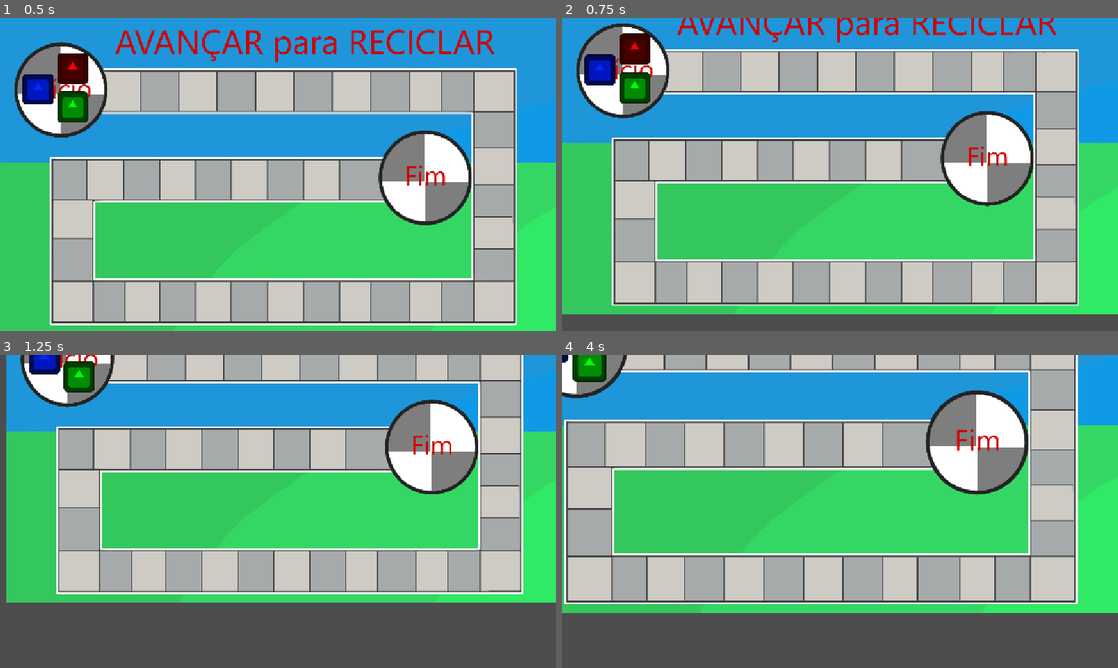
Above: before the commit, frames 1-4 (two rows, left to right).
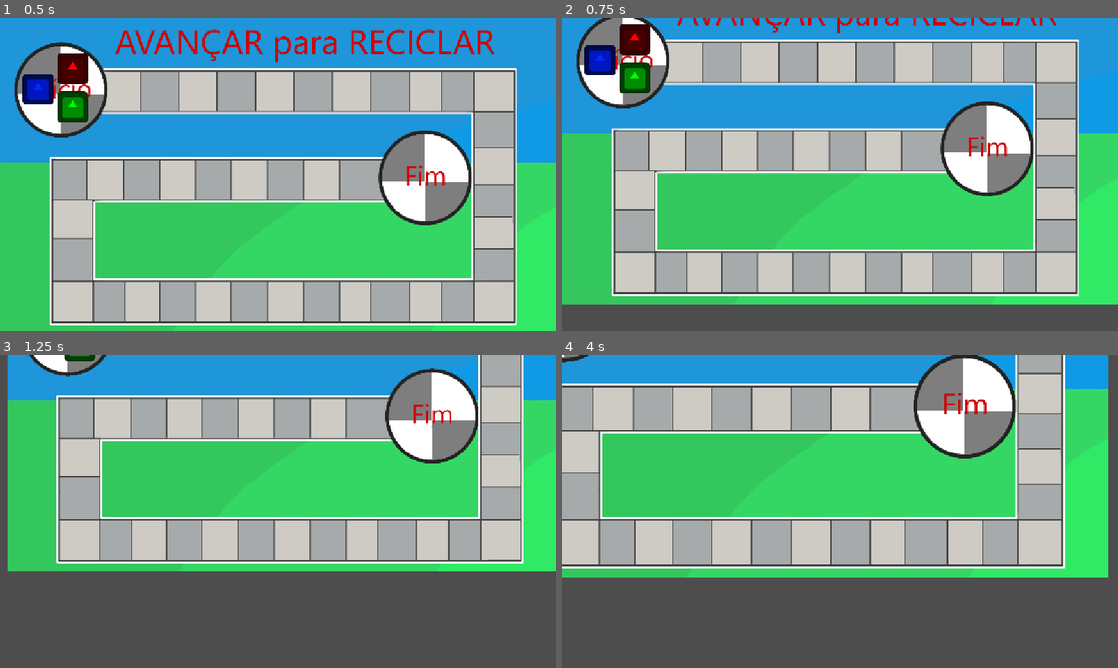
Above: after the commit, the same moments.

Repository: LitheFulminare/avancar-para-reciclar-XP5
Game: Godot game, scene res://Scenes/Game/game_scene.tscn
The game is run twice, just before and just after one commit, with the same random seed, the same clock (stepped at 60 frames per second) and the same inputs. The engine's default icon, where the game draws it, is replaced by a stand-in: a white triangle on a blue panel in a dark square.
Inputs (mouse positions are in pixels of both pictures, inside the frame that each line leads up to):
- Up to frame 1 (0.5 s): no input
- Up to frame 2 (0.75 s): tap Enter at 0.5 s; move the mouse to (962, 158) at 0.52 s; hold S (Move camera down) from 0.53 s (still down)
- Up to frame 3 (1.25 s): keep holding S (Move camera down); tap A (Move camera left) at 0.8 s
- Up to frame 4 (4 s): move the mouse to (728, 527) at 1.27 s; release S (Move camera down) at 1.28 s; tap A (Move camera left) at 1.35 s; tap D (Move camera right) at 1.55 s; tap Space (Confirm) at 2, 3.5 s; move the mouse to (895, 442) at 2.02 s; hold D (Move camera right) 2.03-2.78 s; tap W (Move camera up) at 2.3, 2.85 s; move the mouse to (812, 574) at 2.77 s; tap S (Move camera down) at 3.05 s; move the mouse to (1006, 558) at 3.52 s; hold A (Move camera left) from 3.53 s (still down); tap Mouse wheel up (Camera zoom in) at 3.6 s

Frame 1 is identical in both runs. In frame 2, 29% of the frame differs, in the area x 0-100%, y 0-95%; in frame 3, 54%; in frame 4, 63%, in the area x 0-100%, y 0-83%.

Commit message:
camera pan script refactoring

Diff:
--- a/avancar para reciclar/Scripts/Map elements/camera drag and zoom.gd
+++ b/avancar para reciclar/Scripts/Map elements/camera drag and zoom.gd
@@ -1,6 +1,7 @@
 extends Camera2D
 
 var zoom_target: Vector2
+@export var pan_speed: float = 300
 
 func _ready() -> void:
 	zoom_target = zoom
@@ -20,11 +21,15 @@
 	zoom = zoom.slerp(zoom_target, 12 * delta)
 
 func move_with_keyboard(delta: float) -> void:
+	var movement_direction: Vector2 = Vector2.ZERO
+
 	if Input.is_action_pressed("Move camera up"):
-		global_position.y -= 200 * delta
+		movement_direction.y -= 1
 	if Input.is_action_pressed("Move camera down"):
-		global_position.y += 200 * delta
+		movement_direction.y += 1
 	if Input.is_action_pressed("Move camera left"):
-		global_position.x -= 200 * delta
+		movement_direction.x -= 1
 	if Input.is_action_pressed("Move camera right"):
-		global_position.x += 200 * delta
+		movement_direction.x += 1
+
+	global_position += movement_direction.normalized() * pan_speed * delta
